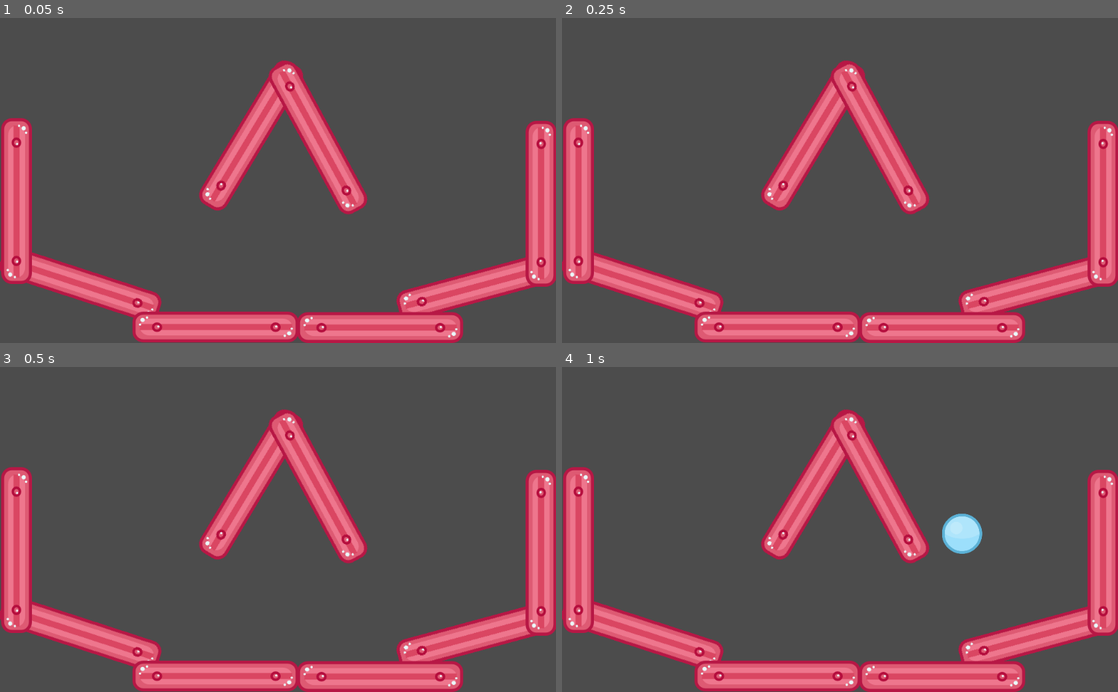
Above: before the commit, frames 1-4 (two rows, left to right).
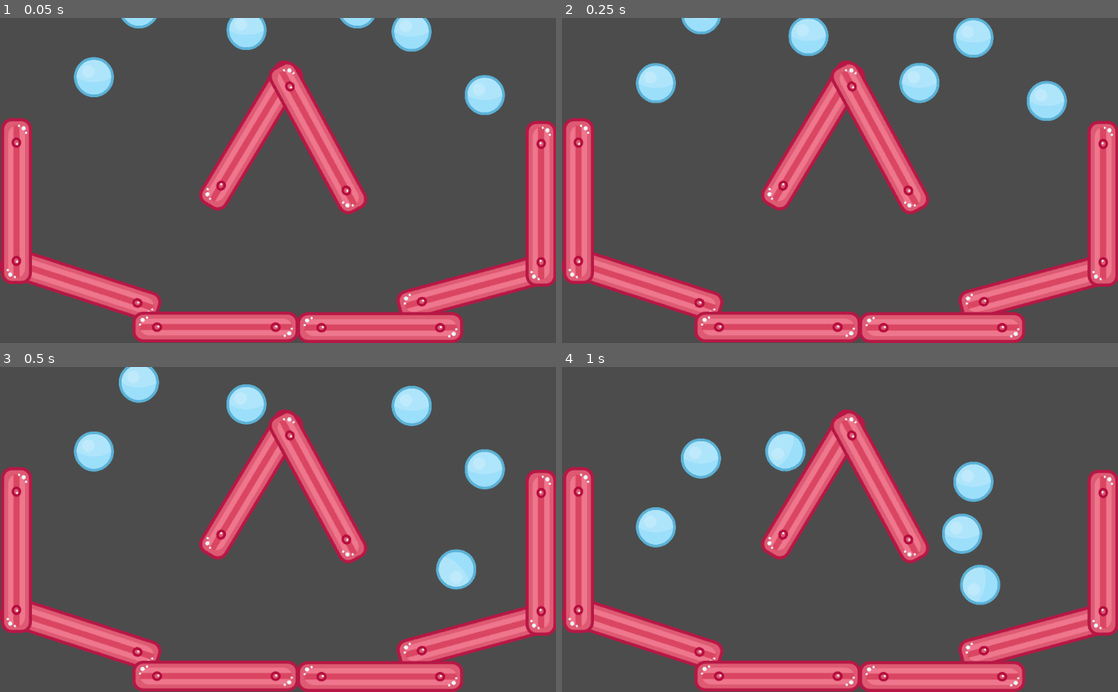
Above: after the commit, the same moments.

Repository: Jade1724/godot-instancing
Game: Godot game, scene res://Main.tscn
Same seed, same stepped clock (60 frames per second), same inputs: the game is played once before the commit and once after it.
Inputs (mouse positions are in pixels of both pictures, inside the frame that each line leads up to):
- Up to frame 1 (0.05 s): no input
- Up to frame 2 (0.25 s): no input
- Up to frame 3 (0.5 s): no input
- Up to frame 4 (1 s): move the mouse to (962, 513) at 0.52 s; press the mouse at (962, 513) at 0.53 s

The runs differ from the first frame. In frame 1, 3.0% of the frame differs, in the area x 13-91%, y 0-30%; in frame 2, 3.8%; in frame 3, 4.3%, in the area x 13-91%, y 0-69%; in frame 4, 3.6%.

Commit message:
Changed Ball instance propery and tested unique context of a property.

Diff:
--- a/Main.tscn
+++ b/Main.tscn
@@ -32,6 +32,9 @@
 [sub_resource type="PhysicsMaterial" id=9]
 bounce = 0.5
 
+[sub_resource type="PhysicsMaterial" id=10]
+bounce = 5.0
+
 [node name="Main" type="Node"]
 script = ExtResource( 1 )
 Ball = ExtResource( 2 )
@@ -39,7 +42,6 @@
 [node name="WallContainer" type="Node" parent="."]
 
 [node name="Wall2" type="StaticBody2D" parent="WallContainer"]
-editor/display_folded = true
 position = Vector2( 880.952, 495.157 )
 rotation = -0.264907
 physics_material_override = SubResource( 1 )
@@ -55,7 +57,6 @@
 shape = SubResource( 2 )
 
 [node name="Wall7" type="StaticBody2D" parent="WallContainer"]
-editor/display_folded = true
 position = Vector2( 462.444, 216.865 )
 rotation = -1.02983
 physics_material_override = SubResource( 3 )
@@ -71,7 +72,6 @@
 shape = SubResource( 2 )
 
 [node name="Wall8" type="StaticBody2D" parent="WallContainer"]
-editor/display_folded = true
 position = Vector2( 585.534, 221.147 )
 rotation = 1.07416
 physics_material_override = SubResource( 4 )
@@ -87,7 +87,6 @@
 shape = SubResource( 2 )
 
 [node name="Wall4" type="StaticBody2D" parent="WallContainer"]
-editor/display_folded = true
 position = Vector2( 996.874, 342.897 )
 rotation = -1.5708
 physics_material_override = SubResource( 5 )
@@ -103,7 +102,6 @@
 shape = SubResource( 2 )
 
 [node name="Wall1" type="StaticBody2D" parent="WallContainer"]
-editor/display_folded = true
 position = Vector2( 148.047, 491.522 )
 rotation = 0.315662
 physics_material_override = SubResource( 6 )
@@ -119,7 +117,6 @@
 shape = SubResource( 2 )
 
 [node name="Wall5" type="StaticBody2D" parent="WallContainer"]
-editor/display_folded = true
 position = Vector2( 30.2087, 337.685 )
 rotation = 1.5708
 physics_material_override = SubResource( 7 )
@@ -135,7 +132,6 @@
 shape = SubResource( 2 )
 
 [node name="Wall3" type="StaticBody2D" parent="WallContainer"]
-editor/display_folded = true
 position = Vector2( 397.133, 570.384 )
 physics_material_override = SubResource( 8 )
 __meta__ = {
@@ -150,7 +146,6 @@
 shape = SubResource( 2 )
 
 [node name="Wall6" type="StaticBody2D" parent="WallContainer"]
-editor/display_folded = true
 position = Vector2( 699.667, 571.226 )
 physics_material_override = SubResource( 9 )
 __meta__ = {
@@ -163,3 +158,23 @@
 [node name="CollisionShape2D" type="CollisionShape2D" parent="WallContainer/Wall6"]
 rotation = 1.5708
 shape = SubResource( 2 )
+
+[node name="Ball" parent="." instance=ExtResource( 2 )]
+position = Vector2( 256, -18 )
+
+[node name="Ball2" parent="." instance=ExtResource( 2 )]
+position = Vector2( 893, 142 )
+
+[node name="Ball3" parent="." instance=ExtResource( 2 )]
+position = Vector2( 173, 109 )
+
+[node name="Ball4" parent="." instance=ExtResource( 2 )]
+position = Vector2( 454, 22 )
+
+[node name="Ball5" parent="." instance=ExtResource( 2 )]
+position = Vector2( 758, 25 )
+
+[node name="Ball6" parent="." instance=ExtResource( 2 )]
+position = Vector2( 658, -22 )
+physics_material_override = SubResource( 10 )
+gravity_scale = 50.0
Not shown: 1 places in Main.tscn that only renumber resources
